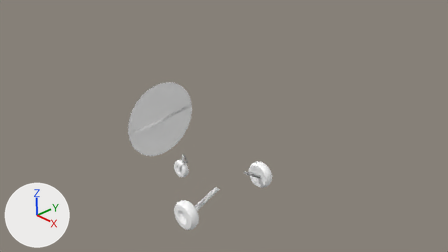
A saved change to the Blender file Models/c172p-detailed-bushkit.blend.
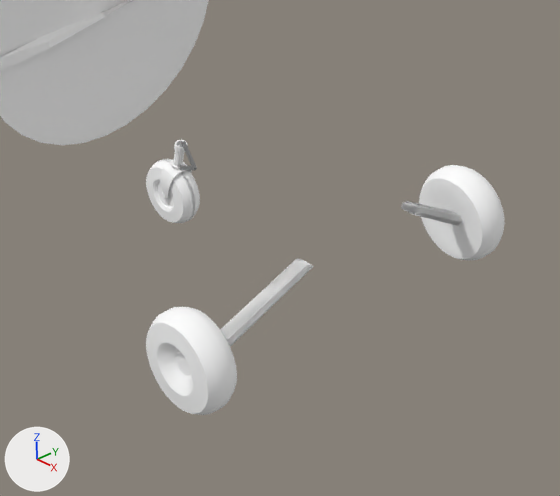
Old and new are each drawn from the file's camera 'Camera' and again close up on the part from 30% to 64% of the width and 46% to 100% of the height. Every picture has the same lights, and +X, +Y and +Z are marked at lower left.

In view in the first close-up: 'LeftWheelBKs', 'LeftWheelStrutBK', 'NoseWheelBK', 'PropellerBK', 'PropellerBK.Fast', 'RightWheelBKs', 'RightWheelStrutBK'.
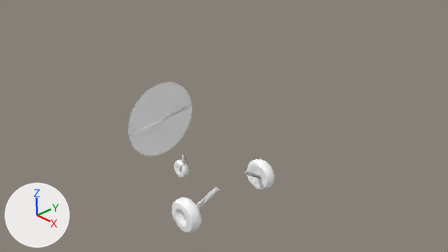
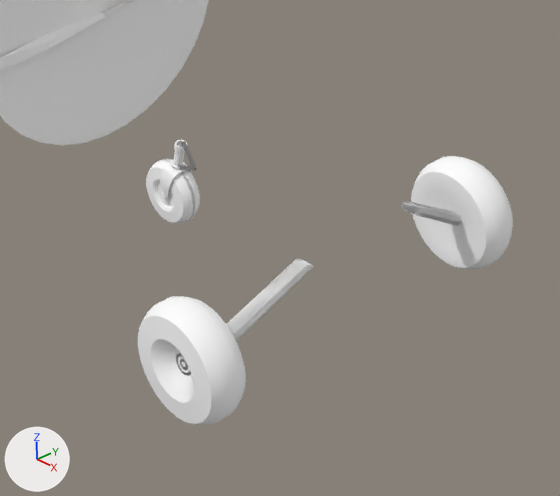
What differs and where, as boxes (x1, y1, x2, y2) in the close-ups (560 x 496 px):
'LeftWheelBK', shown
    after: (138, 296, 246, 425)
'RightWheelBK', shown
    after: (411, 156, 513, 269)
'LeftWheelBKs', unchanged, covered by the edit
    before: (146, 307, 237, 415)
'RightWheelBKs', unchanged, covered by the edit
    before: (419, 165, 505, 260)

The change, as a list of edits to the scene's bpy script:
```text
Change ob_leftwheelbk:
    remove ob_leftwheelbk.hide_viewport = True
Change ob_rightwheelbk:
    remove ob_rightwheelbk.hide_viewport = True
```
